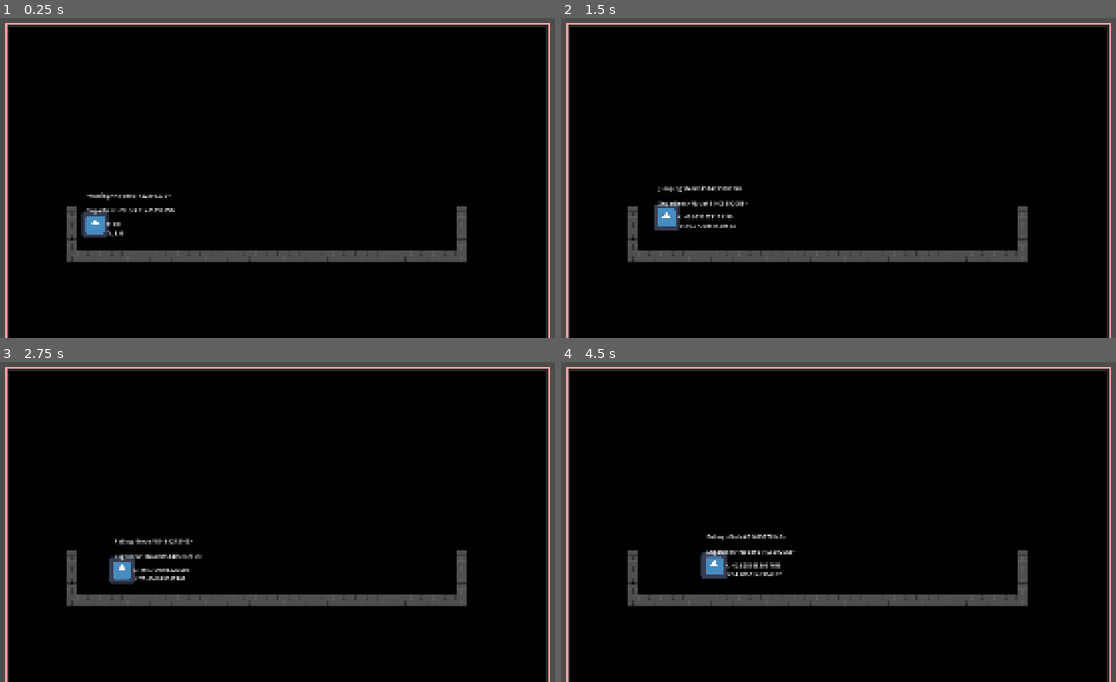
Above: before the commit, frames 1-4 (two rows, left to right).
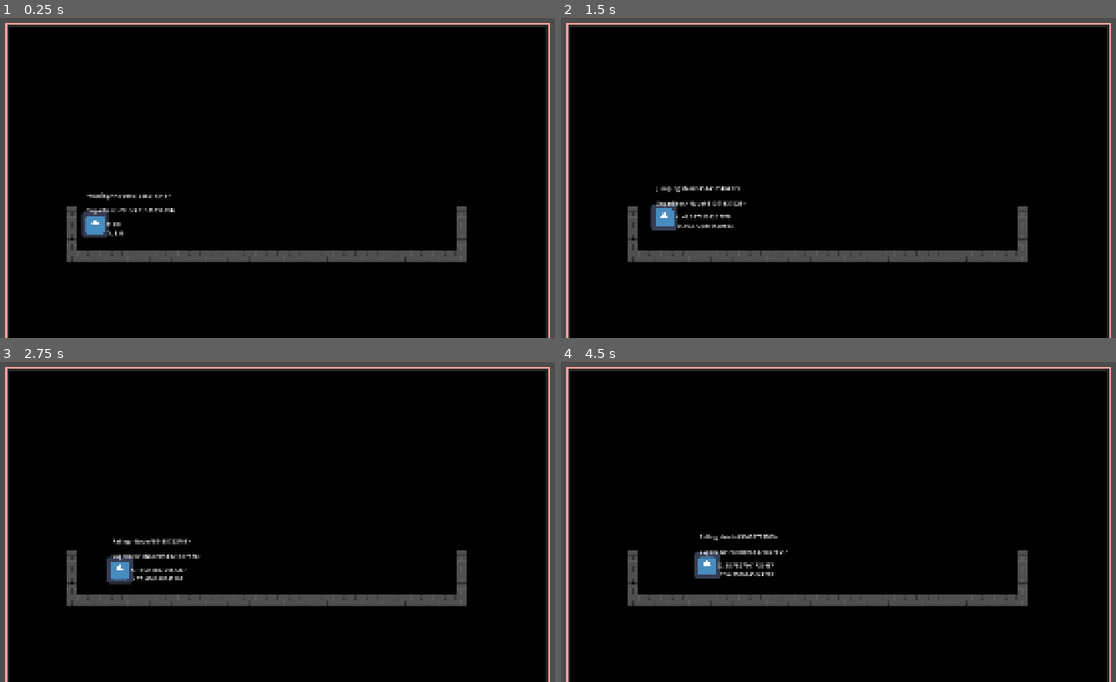
Above: after the commit, the same moments.

Repository: CamdenPix/GameOff-2026
Game: Godot game, scene res://scenes/main_game.tscn
The game is run twice, just before and just after one commit, with the same random seed, the same clock (stepped at 60 frames per second) and the same inputs. The engine's default icon, where the game draws it, is replaced by a stand-in: a white triangle on a blue panel in a dark square.
Inputs:
- Up to frame 1 (0.25 s): no input
- Up to frame 2 (1.5 s): tap Enter at 0.5 s; hold D (move_right) from 0.53 s (still down); tap T at 0.6, 1.35 s; tap Space (jump) at 0.77, 1.07 s
- Up to frame 3 (2.75 s): tap Space (jump) at 1.52, 1.82 s; release D (move_right) at 2.03 s; hold A (move_left) from 2.03 s (still down); tap T at 2.1 s
- Up to frame 4 (4.5 s): release A (move_left) at 2.78 s; hold D (move_right) 2.78-4.28 s; tap T at 2.85, 3.6, 4.35 s; tap Space (jump) at 3.02, 3.32, 3.77, 4.07 s; hold A (move_left) from 4.28 s (still down)

The runs differ from the first frame. In frame 1, less than 0.1% of the frame differs, in the area x 25-32%, y 55-61%; in frame 2, 0.7%; in frame 3, 0.7%; in frame 4, 0.9%, in the area x 24-43%, y 53-68%.

Commit message:
Simplified movement code and removed unnecessary variables

Diff:
--- a/Scripts/Abstract State Scripts/child_state_machine.gd
+++ b/Scripts/Abstract State Scripts/child_state_machine.gd
@@ -35,9 +35,10 @@
 @export var Jump_Height: float = 2.0
 @export var Jump_Distance: float = 4.0
 @export var Jump_Release_Shorthop:float = .6
-#@export var Ground_Speed:float = 80
-@export var Ground_Decceleration_Time: float = 5.0
-@export var Ground_Accleration_Time: float = 5.0
+
+@export var Ground_Acceleration_Time: float = 3.0
+# How many times faster decceleration is
+@export var Ground_Decceleration_Ratio: float = 3.0
 @export var Ground_Max_Speed: float = 200.0
 @export var Ground_Past_Max_Speed_Decceleration: float = 40
 @export var Ground_Speed_Curve: Curve
@@ -125,8 +126,6 @@
 	Fall_Gravity = (2*Jump_Height)/pow(Jump_Fall_Time,2)
 	Jump_Velocity = Jump_Gravity * Jump_Peak_Time
 	AirSpeed = Jump_Distance/(Jump_Peak_Time+Jump_Fall_Time)
-	Ground_Accleration_Time
-	Ground_Decceleration_Time
 
 @abstract func animal_process_physics(delta:float) -> ChildStateMachine
 @abstract func animal_process_input(event: InputEvent) -> ChildStateMachine
--- a/Scripts/Player/Basic/walk.gd
+++ b/Scripts/Player/Basic/walk.gd
@@ -58,29 +58,28 @@
 	var raw_input = Vector2(
 		Input.get_action_strength("move_right") - Input.get_action_strength("move_left"),
 		Input.get_action_strength("move_down") - Input.get_action_strength("move_up")).limit_length(1.0)
+	var direction = 0
 	if raw_input.length() == 0:
-		speed_up_elapsed_time -= delta
-	var velocity_difference = abs(parent.velocity.x*raw_input.x) - animal.Ground_Max_Speed
+		speed_up_elapsed_time -= delta*animal.Ground_Decceleration_Ratio
+		if speed_up_elapsed_time < 0:
+			speed_up_elapsed_time = 0
+		direction = 1 if parent.velocity.x > 0 else -1
+	else:
+		speed_up_elapsed_time += delta
+		if speed_up_elapsed_time > animal.Ground_Acceleration_Time:
+			speed_up_elapsed_time = animal.Ground_Acceleration_Time
+		direction = 1 if raw_input.x > 0 else -1
 
-	# Slow player down to max speed
-	if velocity_difference > 0:
-		speed_up_elapsed_time = animal.Ground_Accleration_Time
-		print('slow downnn')
-		#var direction = parent.velocity.x / parent.velocity.x
+	# Set Speed
+	if abs(parent.velocity.x) > animal.Ground_Max_Speed:
 		if parent.velocity.x > 0:
 			parent.velocity.x -= animal.Ground_Past_Max_Speed_Decceleration
 		else:
 			parent.velocity.x += animal.Ground_Past_Max_Speed_Decceleration
-
-	# We speed up the player to get closer to max speed
-	if velocity_difference < 0:
-		speed_up_elapsed_time += delta
-		var time_left = animal.Ground_Accleration_Time - speed_up_elapsed_time
-		var progress = clamp(speed_up_elapsed_time / animal.Ground_Accleration_Time, 0.0, 1.0)
-		var smooth_progress = easingFunctions.easeOutQuart(progress, accelerationExponent)
-		var smooth_speed = smooth_progress * animal.Ground_Max_Speed
-		var difference = (smooth_speed * raw_input.x) - parent.velocity.x
-		parent.velocity.x += difference
+	else:
+		var progress = speed_up_elapsed_time/animal.Ground_Acceleration_Time
+		var easedProgress = easingFunctions.easeOutQuart(progress, accelerationExponent)
+		parent.velocity.x = easedProgress * animal.Ground_Max_Speed * direction
 
 	return
 
--- a/scenes/player.tscn
+++ b/scenes/player.tscn
@@ -35,11 +35,6 @@
 script = ExtResource("4_a8ls1")
 metadata/_custom_type_script = "uid://cwjt0dqonkxtr"
 
-[sub_resource type="Curve" id="Curve_a8ls1"]
-_data = [Vector2(0, 0), 0.0, 2.85, 0, 0, Vector2(1, 1), 0.0, 0.0, 0, 0]
-point_count = 2
-metadata/_snap_enabled = true
-
 [sub_resource type="CapsuleShape2D" id="CapsuleShape2D_a38lo"]
 radius = 32.0
 height = 96.0
@@ -127,10 +122,7 @@
 Jump_Fall_Time = 1.0
 Jump_Height = 40.0
 Jump_Distance = 100.0
-Ground_Accleration_Time = 1.0
-Ground_Max_Speed = 100.0
 Ground_Past_Max_Speed_Decceleration = 3.0
-Ground_Speed_Curve = SubResource("Curve_a8ls1")
 
 [node name="Walking" type="Node" parent="ParentStateMachine/SugarBear" unique_id=305116382 node_paths=PackedStringArray("dashing_state", "jumping_state", "falling_state", "coyote_timer")]
 script = ExtResource("7_y4r1p")
Not shown, added: scenes/main_game.tscn5540335648.tmp
Not shown, added: scenes/player.tscn5785712880.tmp
